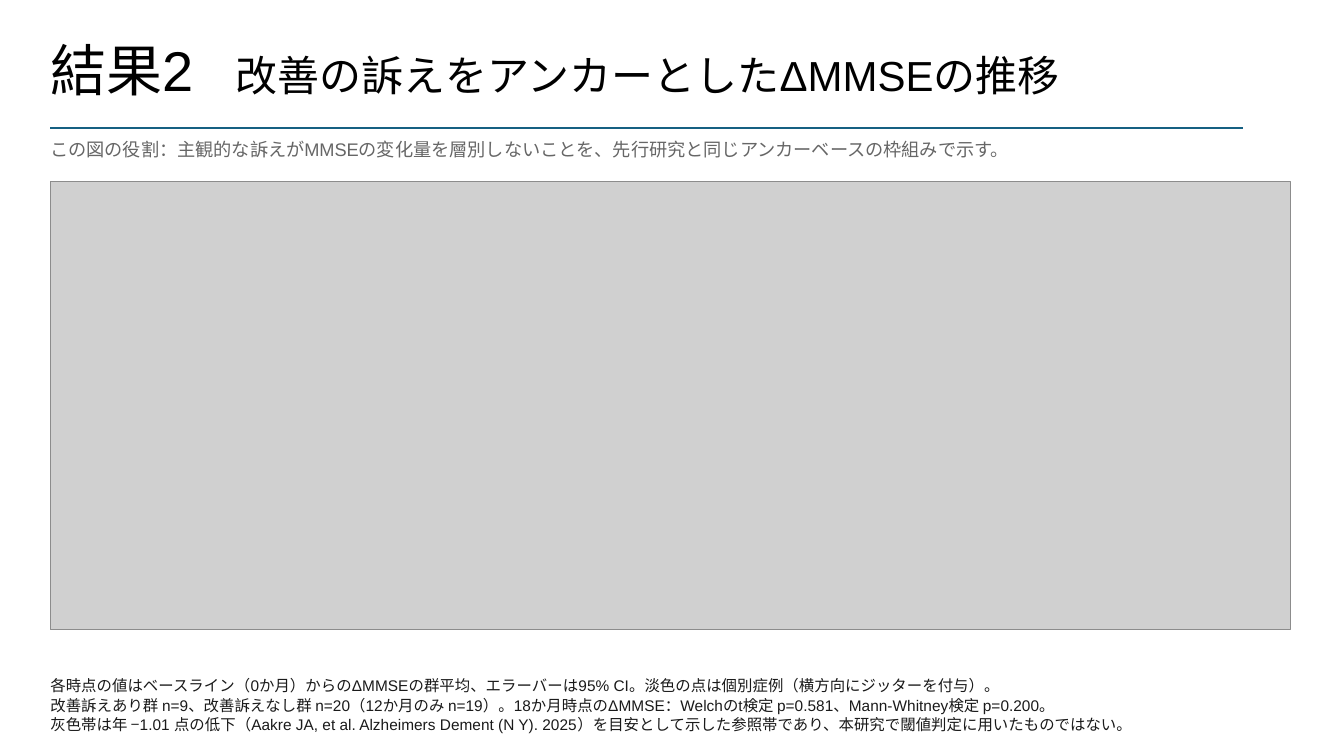
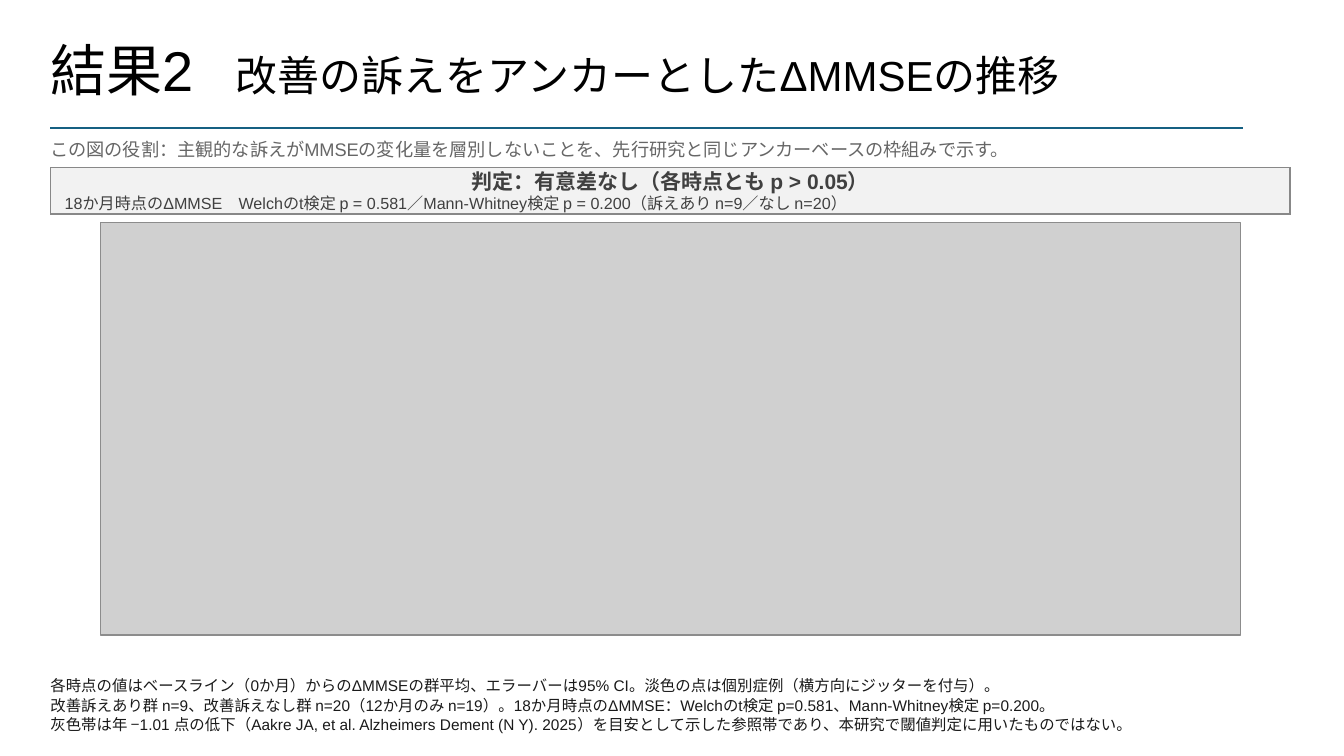
Before and after one commit to Yusuke013186/-, a slide deck: slide 2 of 8月5日に見せるスライド_更新版.pptx. Drawn at 1344x756 pixels with LibreOffice and Linux fonts; fonts in the diff are those of the drawing; grey boxes stand for pictures. Boxes give left, top, right and bottom in pixels: in the first picture for what was removed or moved away, otherwise in the second. Text is boxed around its words. In the diff, an @@ line names an element or a change of style, - is before the commit and + after.

```diff
--- a/8月5日に見せるスライド_更新版.pptx
+++ b/8月5日に見せるスライド_更新版.pptx
@@ rectangle added at (50,167,1291,214), fill #F2F2F2, outline #888888 1 pt, 11.5 pt, text #404040 @@
+判定：有意差なし（各時点とも p > 0.05）
+18か月時点のΔMMSE Welchのt検定 p = 0.581／Mann-Whitney検定 p = 0.200（訴えあり n=9／なし n=20）
@@ picture: place and size @@
-picture at (50,181,1291,630)
+picture at (100,223,1240,635)
```
Also in this commit, not shown: 4 other slides changed, 1 slide added, 13 other files.
